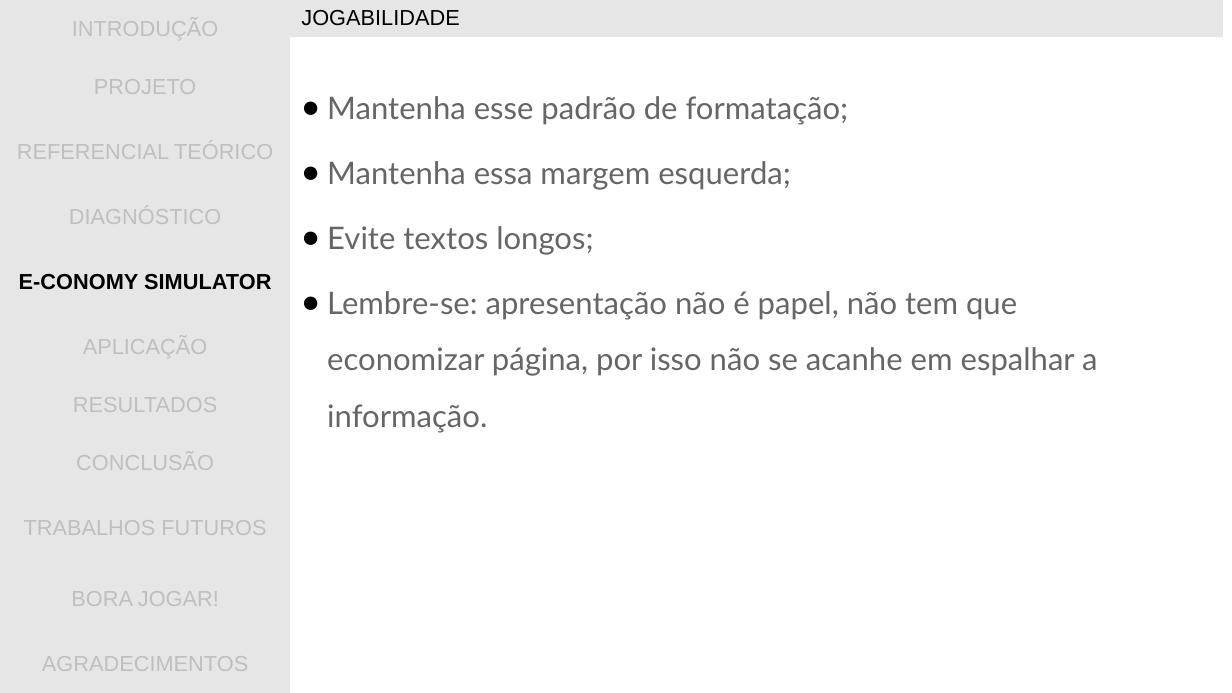
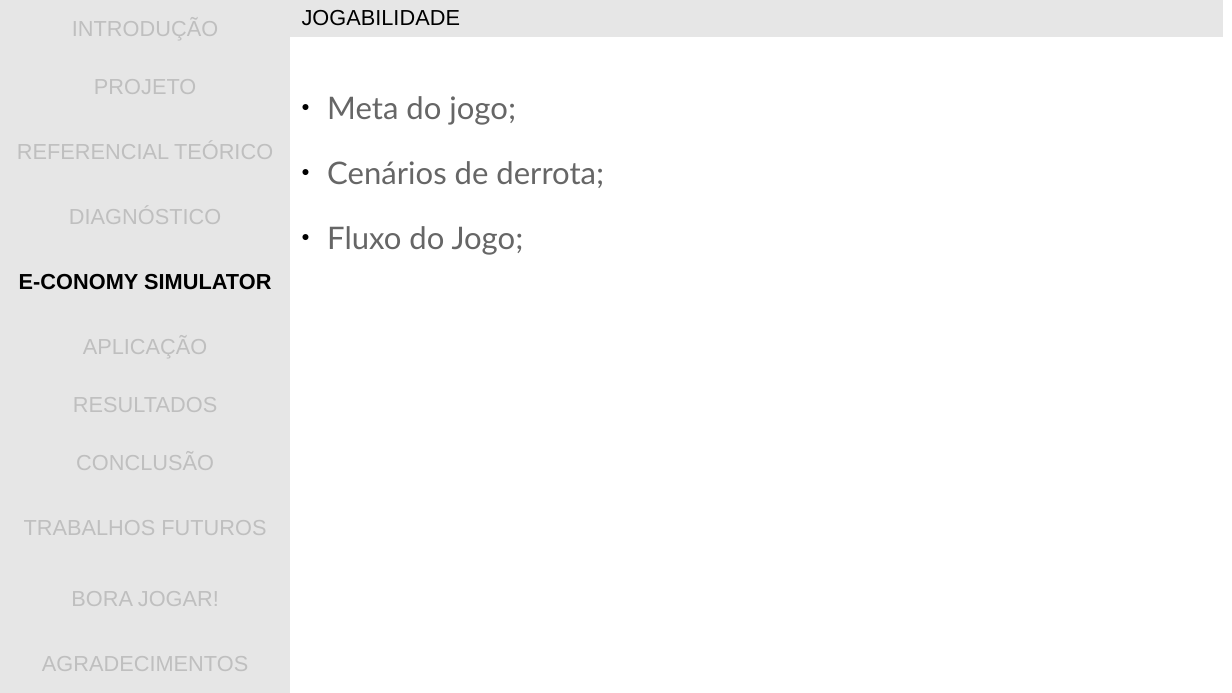
Before and after one commit to gwathsule/e-conomy-simulator, a slide deck: slide 20 of documentacao/apresentacao_tcc.ppt. Drawn at 1232x693 pixels with LibreOffice and Linux fonts; fonts in the diff are those of the drawing; background and template pictures are left out. Boxes give left, top, right and bottom in pixels: in the first picture for what was removed or moved away, otherwise in the second. Text is boxed around its words. In the diff, an @@ line names an element or a change of style, - is before the commit and + after.

```diff
--- a/documentacao/apresentacao_tcc.ppt
+++ b/documentacao/apresentacao_tcc.ppt
@@ text at box(327, 96, 604, 255): text changed @@
-● Mantenha esse padrão de formatação;
-● Mantenha essa margem esquerda;
-● Evite textos longos;
-● Lembre-se: apresentação não é papel, não tem que economizar página, por isso não se acanhe em espalhar a informação.
+● Meta do jogo;
+● Cenários de derrota;
+● Fluxo do Jogo;
```
Also in this commit, not shown: 10 other slides changed, 1 slide removed.
